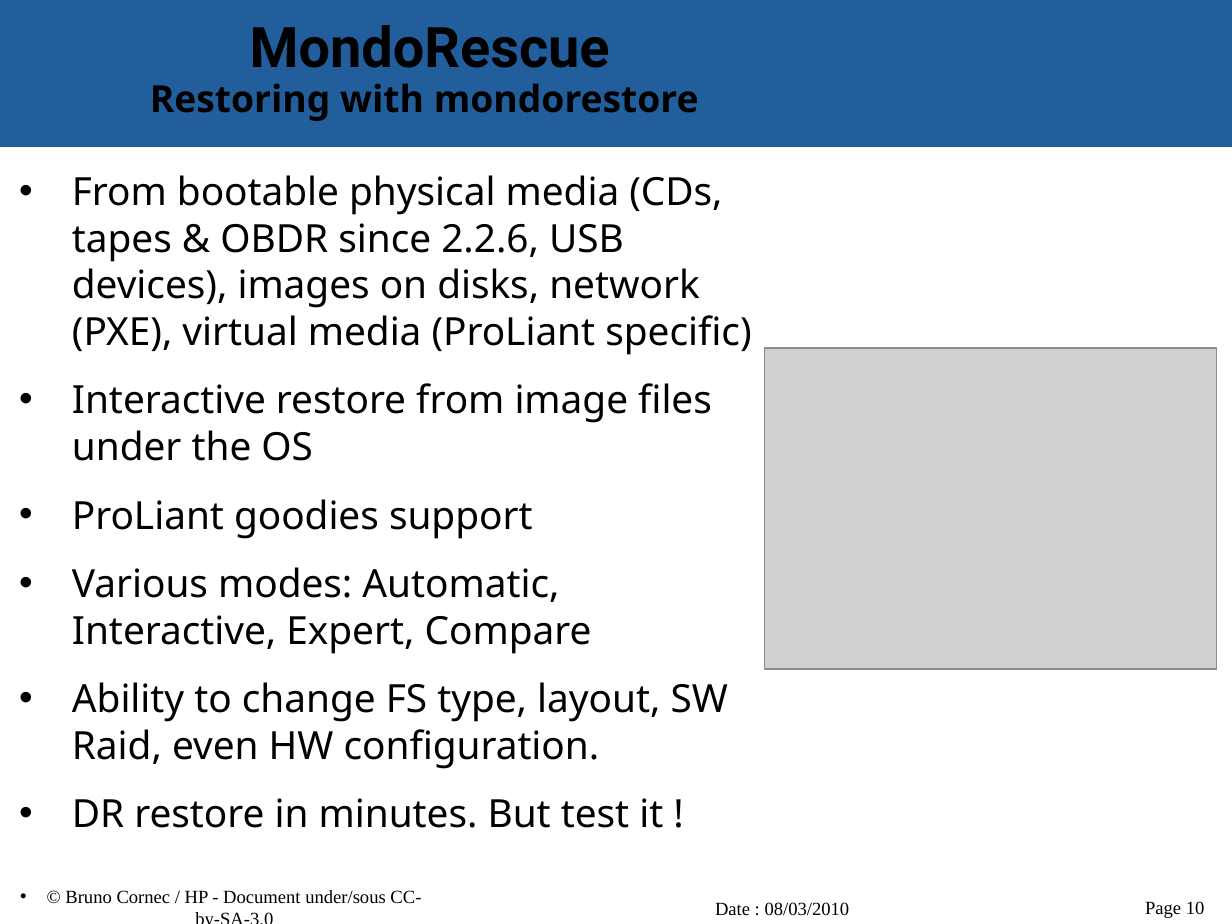
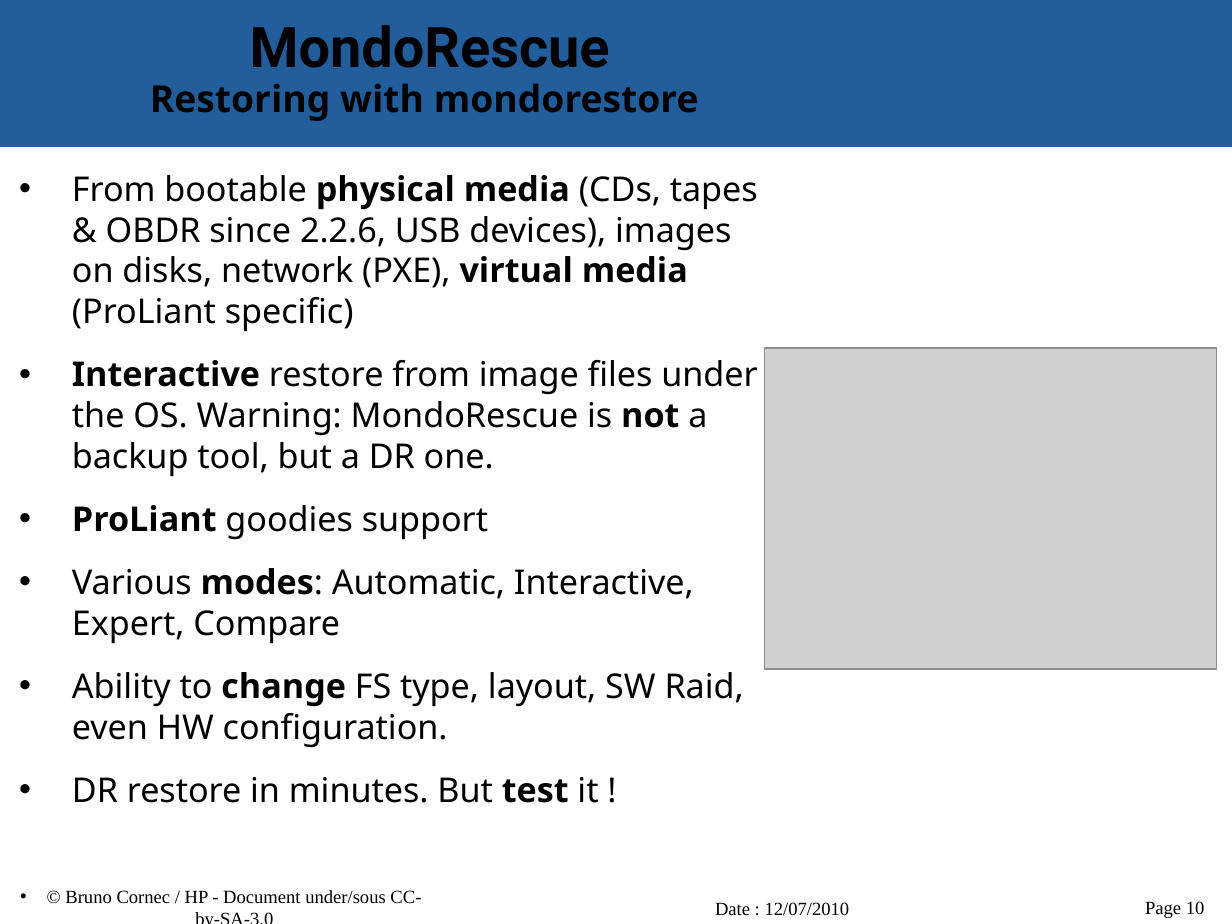
Before and after one commit to vir/mondo-rescue, a slide deck: slide 10 of mondo-doc/mondo-presentation.odp. Drawn at 1232x924 pixels with LibreOffice and Linux fonts; fonts in the diff are those of the drawing; grey boxes stand for pictures; background and template pictures are left out. Boxes give left, top, right and bottom in pixels: in the first picture for what was removed or moved away, otherwise in the second. Text is boxed around its words. In the diff, an @@ line names an element or a change of style, - is before the commit and + after.

```diff
--- a/mondo-doc/mondo-presentation.odp
+++ b/mondo-doc/mondo-presentation.odp
@@ text at (72,175,758,803): size 25 to 22 pt in "From bootable physical media (CDs, tapes & ...", "ProLiant goodies support", "Various modes: Automatic, Interactive, Expert, Compare", "Ability to change FS type, layout, SW ..." and 1 more places; bold on in "physical media virtual media", "ProLiant", "modes:", "change" and 1 more places @@
@@ text at (72,360,757,477): text changed; size 25 to 22 pt @@
-• Interactive restore from image files under the OS
+• Interactive restore from image files under the OS. Warning: MondoRescue is not a backup tool, but a DR one.
@@ text at (715,902,850,916): text changed @@
-Date : 08/03/2010
+Date : 12/07/2010
```
Also in this commit, not shown: 24 other slides changed.
